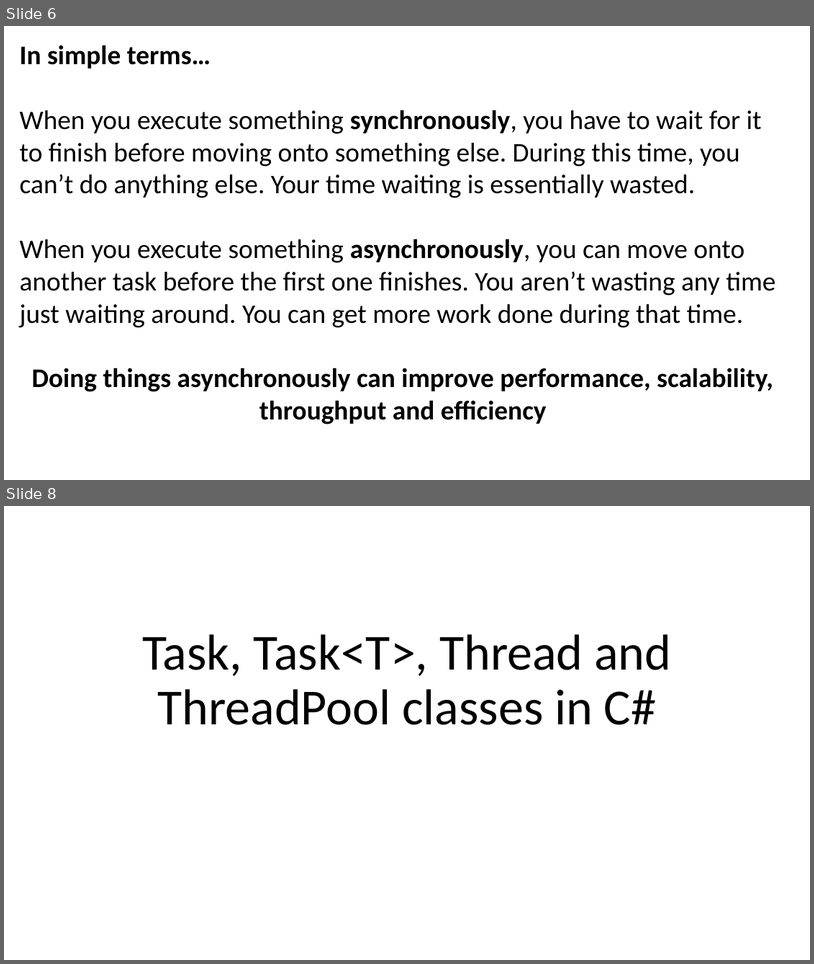
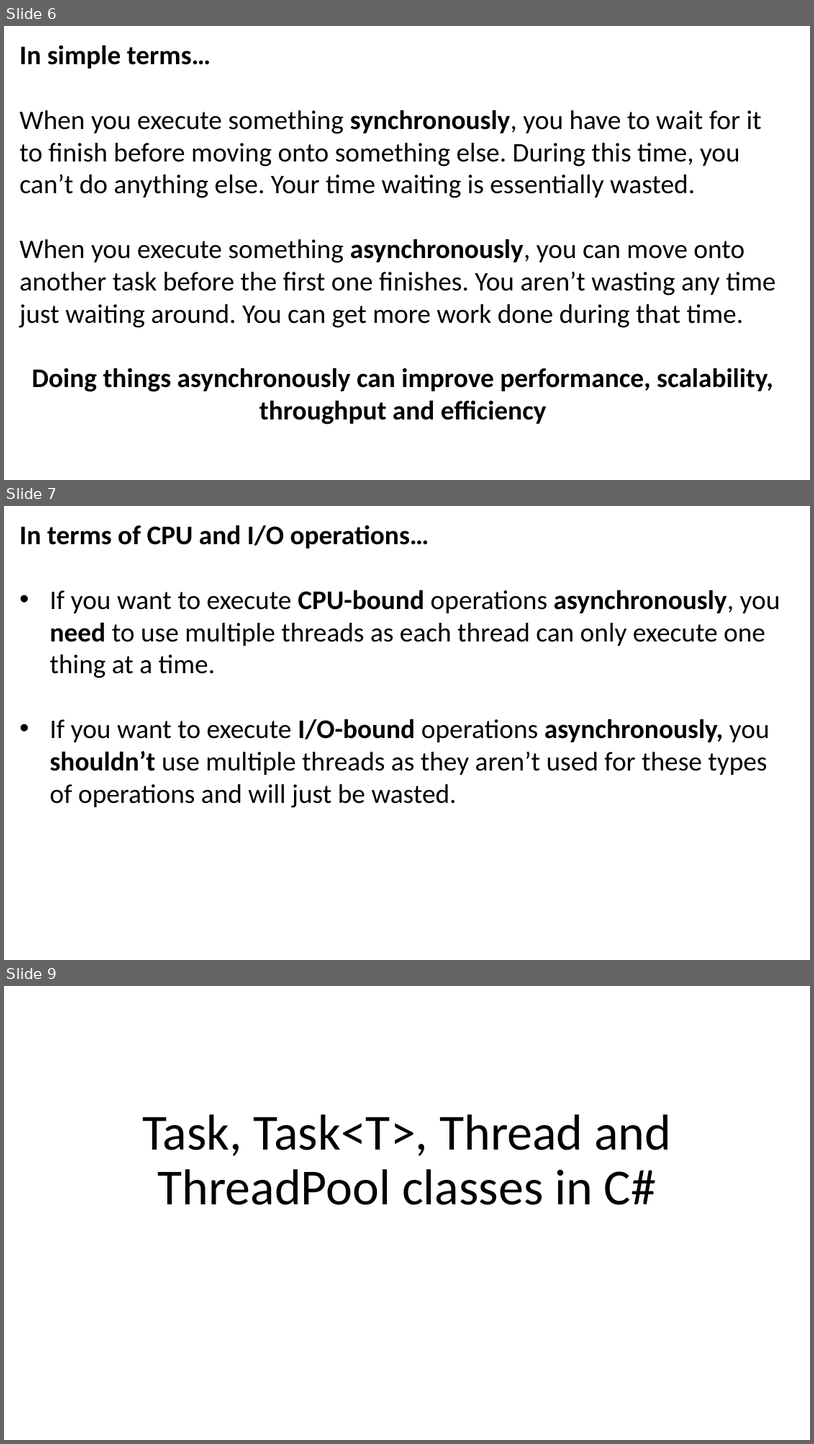
Before and after one commit to JoshKain/AsyncAwaitQuiz, a slide deck: Async and await presentation.pptx. Shown one above the other, each under a label of ours: slides 6 and 8 before the commit, slides 6, 7 and 9 after it; the slides between them are not shown. The pictures are 814x964 and 814x1444 pixels, drawn with LibreOffice and Linux fonts; fonts in the diff are those of the drawing. Boxes give left, top, right and bottom in pixels: in the first picture for what was removed or moved away, otherwise in the second. Text is boxed around its words. In the diff, an @@ line names an element or a change of style, - is before the commit and + after.

```diff
--- a/Async and await presentation.pptx
+++ b/Async and await presentation.pptx
@@ slide 7 added at [4,506,810,960], background #FFFFFF @@
@@ text added at [20,525,781,808], 32 pt, text #000000 @@
+In terms of CPU and I/O operations…
+• If you want to execute CPU-bound operations asynchronously, you need to use multiple threads as each thread can only execute one thing at a time.
+• If you want to execute I/O-bound operations asynchronously, you shouldn’t use multiple threads as they aren’t used for these types of operations and will just be wasted.
@@ what was slide 8 is now slide 9 @@
```
Also in this commit, not shown: 1 slide changed, 1 other slide added, 1 slide removed, 1 other file.
